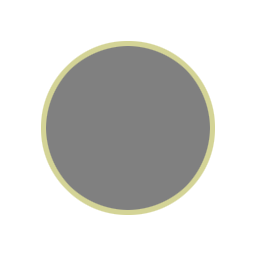
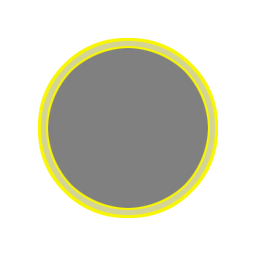
Layer changes from the first w=256, h=256 image to the second:
painted on "图层 1" over [38, 38, 218, 218]
